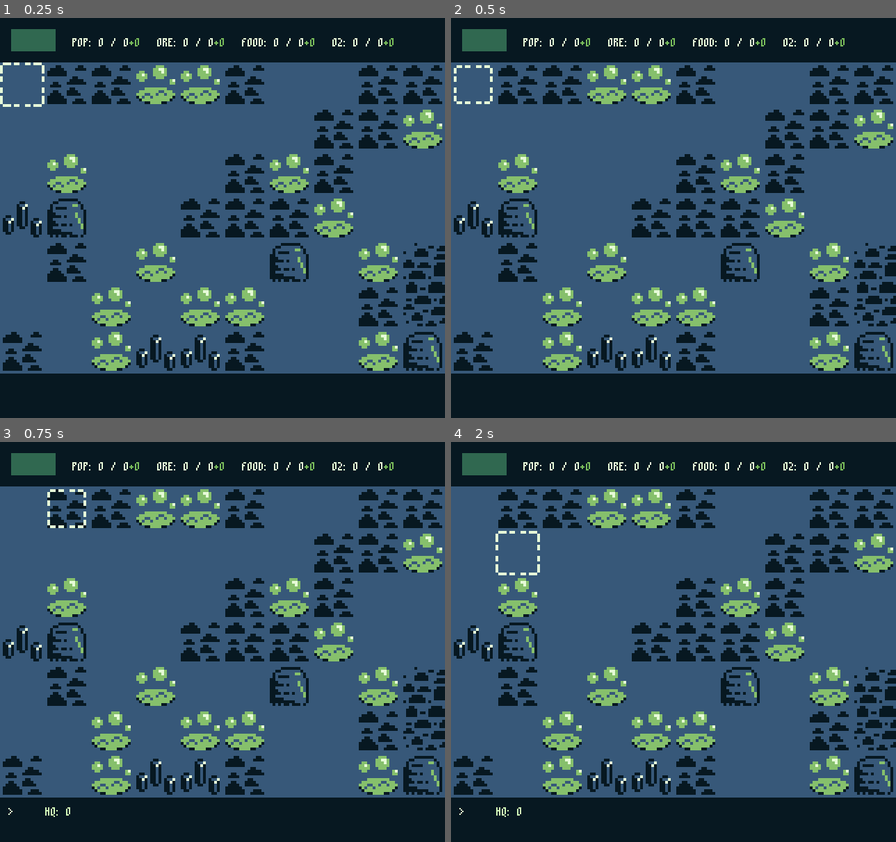
Above: before the commit, frames 1-4 (two rows, left to right).
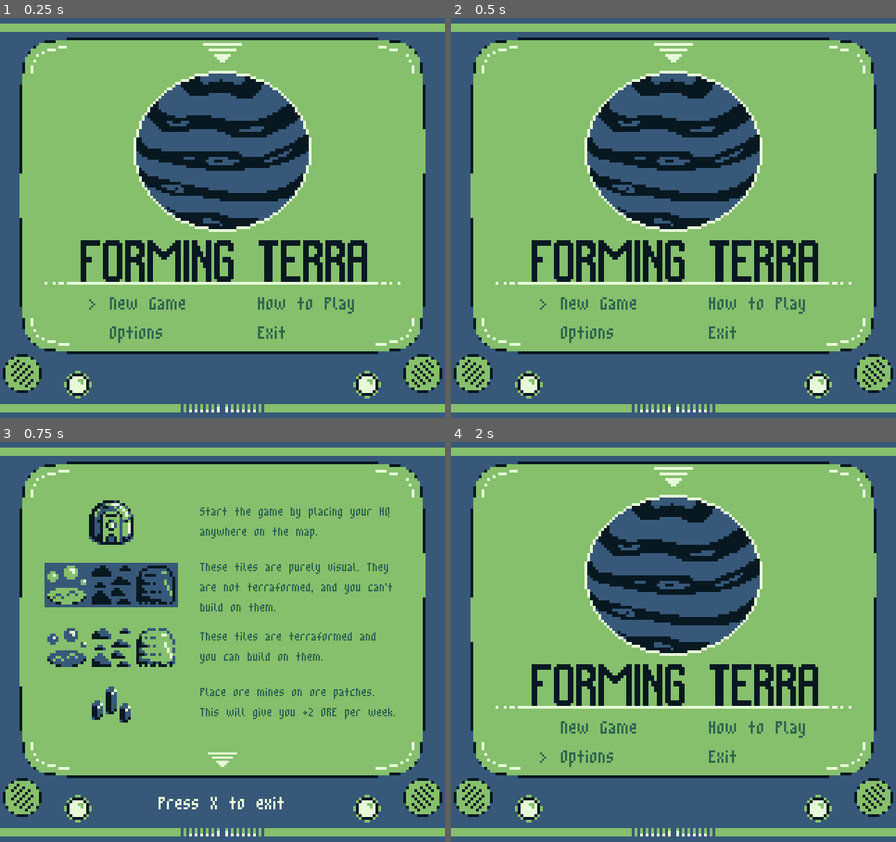
Above: after the commit, the same moments.

Repository: lrozanski/gb-jam-11_space
Game: Godot game, scene res://scenes/title_screen.tscn
Same seed, same stepped clock (60 frames per second), same inputs: the game is played once before the commit and once after it. Before the commit the project starts from res://scenes/main.tscn.
Inputs:
- Up to frame 1 (0.25 s): no input
- Up to frame 2 (0.5 s): no input
- Up to frame 3 (0.75 s): hold D (Right) from 0.53 s (still down); tap Z (Confirm) at 0.6 s
- Up to frame 4 (2 s): tap C (Start) at 0.8, 1.35 s; tap X (Cancel) at 1.25 s; release D (Right) at 1.28 s; hold S (Down) from 1.28 s (still down); tap Z (Confirm) at 1.55 s

The runs differ from the first frame. In frame 1, 80% of the frame differs, in the area x 0-100%, y 0-100%; in frame 2, 80%; in frame 3, 83%; in frame 4, 80%.

Commit message:
Added a pause screen; various ui fixes; added music

Diff:
--- /dev/null
+++ b/Jukebox.gd
@@ -0,0 +1,15 @@
+extends Node
+
+
+var theme: AudioStream = preload("res://music/theme.ogg") as AudioStream
+var music_player: AudioStreamPlayer
+
+
+func _ready():
+	process_mode = Node.PROCESS_MODE_ALWAYS
+	music_player = AudioStreamPlayer.new()
+	music_player.stream = theme
+	music_player.volume_db = -5.0
+
+	add_child(music_player)
+	music_player.play()
--- a/project.godot
+++ b/project.godot
@@ -12,9 +12,17 @@
 
 config/name="[GB Jam 11 - Space] Forming Terra"
 config/tags=PackedStringArray("game_jam")
-run/main_scene="res://scenes/main.tscn"
+run/main_scene="res://scenes/title_screen.tscn"
 config/features=PackedStringArray("4.2", "Forward Plus")
 config/icon="res://icon.svg"
+
+[audio]
+
+driver/driver="RtAudio-DirectSound"
+
+[autoload]
+
+Jukebox="*res://Jukebox.gd"
 
 [display]
 
--- a/scenes/lose_screen.tscn
+++ b/scenes/lose_screen.tscn
@@ -35,6 +35,6 @@
 [node name="Label2" type="Label" parent="PanelContainer/CenterContainer/VBoxContainer"]
 layout_mode = 2
 theme_override_colors/font_color = Color(0.901961, 0.980392, 0.847059, 1)
-text = "press START to restart"
+text = "press C to restart"
 horizontal_alignment = 1
 vertical_alignment = 1
--- a/scenes/main.tscn
+++ b/scenes/main.tscn
@@ -1,8 +1,9 @@
-[gd_scene load_steps=19 format=3 uid="uid://shqk8wkaq2x"]
+[gd_scene load_steps=20 format=3 uid="uid://shqk8wkaq2x"]
 
 [ext_resource type="PackedScene" uid="uid://eh41rjmcsbfa" path="res://ui/game_manager.tscn" id="1_3hkpm"]
 [ext_resource type="PackedScene" uid="uid://cusbrs1gy1xkl" path="res://events/event_bus.tscn" id="1_mr1qb"]
 [ext_resource type="PackedScene" uid="uid://2rexuoupludk" path="res://resources/resource_manager.tscn" id="2_e6s0p"]
+[ext_resource type="PackedScene" uid="uid://q0crv3xlu2gd" path="res://ui/pause_screen.tscn" id="2_pwtfb"]
 [ext_resource type="PackedScene" uid="uid://cvtyg3tuqd4xq" path="res://map/tile_map.tscn" id="4_2kpsq"]
 [ext_resource type="Script" path="res://map/Buildings.gd" id="4_jiryw"]
 [ext_resource type="PackedScene" uid="uid://y6yrdj5lulua" path="res://ui/cursor.tscn" id="4_owu4c"]
@@ -22,6 +23,10 @@
 [node name="Scene" type="Node2D"]
 
 [node name="HelpScreen" parent="." instance=ExtResource("18_f3ybl")]
+unique_name_in_owner = true
+visible = false
+
+[node name="PauseScreen" parent="." instance=ExtResource("2_pwtfb")]
 unique_name_in_owner = true
 visible = false
 
--- a/scenes/victory_screen.tscn
+++ b/scenes/victory_screen.tscn
@@ -33,6 +33,6 @@
 [node name="Label2" type="Label" parent="PanelContainer/CenterContainer/VBoxContainer"]
 layout_mode = 2
 theme_override_colors/font_color = Color(0.901961, 0.980392, 0.847059, 1)
-text = "press START to restart"
+text = "press C to restart"
 horizontal_alignment = 1
 vertical_alignment = 1
--- a/ui/UI_Manager.gd
+++ b/ui/UI_Manager.gd
@@ -10,6 +10,7 @@
 @onready var remove_building_panel: RemoveBuildingPanel = $"%StatusBar/%RemoveBuildingPanel"
 @onready var game_manager: GameManager = $"%GameManager"
 @onready var help_screen: HelpScreen = $"%HelpScreen"
+@onready var pause_screen: Control = $"%PauseScreen"
 
 
 func _on_building_panel_open(is_ore_patch: bool):
@@ -72,3 +73,9 @@
 	elif help_screen.visible && Input.is_action_just_pressed("Cancel"):
 		help_screen.visible = false
 		game_manager.unpause()
+	if !help_screen.visible && Input.is_action_just_pressed("Start"):
+		pause_screen.visible = true
+		game_manager.pause()
+	elif pause_screen.visible && Input.is_action_just_pressed("Cancel"):
+		pause_screen.visible = false
+		game_manager.unpause()
--- a/ui/help_screen.gd
+++ b/ui/help_screen.gd
@@ -51,6 +51,9 @@
 
 
 func _process(_delta):
+	if !visible:
+		return
+
 	if Input.is_action_just_pressed("Up"):
 		if page > 0:
 			_previous_page()
--- /dev/null
+++ b/ui/pause_screen.tscn
@@ -0,0 +1,38 @@
+[gd_scene load_steps=3 format=3 uid="uid://q0crv3xlu2gd"]
+
+[ext_resource type="Theme" uid="uid://lrjbiv84hnp2" path="res://ui/theme.tres" id="1_8m2ku"]
+[ext_resource type="Texture2D" uid="uid://c3f434nhl077o" path="res://ui/sprites/menu_edited.png" id="2_4x8h1"]
+
+[node name="PauseScreen" type="TextureRect"]
+process_mode = 2
+z_index = 10
+z_as_relative = false
+offset_right = 640.0
+offset_bottom = 576.0
+theme = ExtResource("1_8m2ku")
+texture = ExtResource("2_4x8h1")
+
+[node name="CenterContainer" type="CenterContainer" parent="."]
+layout_mode = 0
+offset_left = 64.0
+offset_top = 32.0
+offset_right = 576.0
+offset_bottom = 480.0
+
+[node name="VBoxContainer" type="VBoxContainer" parent="CenterContainer"]
+layout_mode = 2
+
+[node name="Paused" type="Label" parent="CenterContainer/VBoxContainer"]
+layout_mode = 2
+theme_override_colors/font_color = Color(0.188235, 0.407843, 0.313726, 1)
+theme_override_font_sizes/font_size = 64
+text = "PAUSED"
+horizontal_alignment = 1
+vertical_alignment = 1
+
+[node name="PressStart" type="Label" parent="CenterContainer/VBoxContainer"]
+layout_mode = 2
+theme_override_colors/font_color = Color(0.188235, 0.407843, 0.313726, 1)
+text = "Press X to continue"
+horizontal_alignment = 1
+vertical_alignment = 1
--- a/ui/title_screen.gd
+++ b/ui/title_screen.gd
@@ -46,11 +46,10 @@
 
 	if Input.is_action_just_pressed("Confirm"):
 		var text = menu_items[menu_index].name
-		print(text)
 
 		match text:
 			"NewGame":
-				pass
+				get_tree().change_scene_to_file("res://scenes/main.tscn")
 			"HowToPlay":
 				help_screen.visible = true
 				_reset()
Not shown, added: music/theme.ogg.import
Not shown: 2 places in scenes/title_screen.tscn that only renumber resources
Not shown, added: music/theme.ogg
